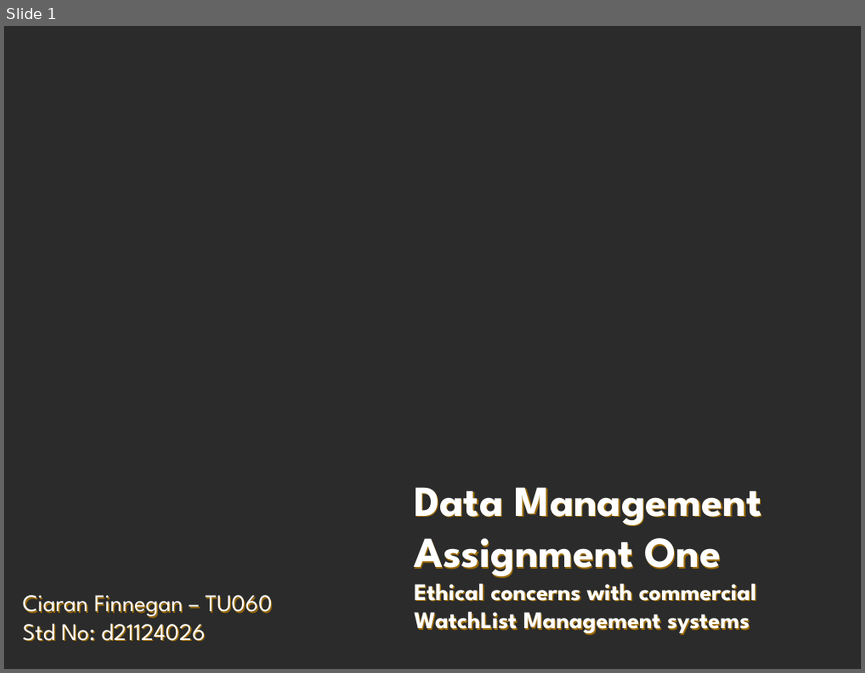
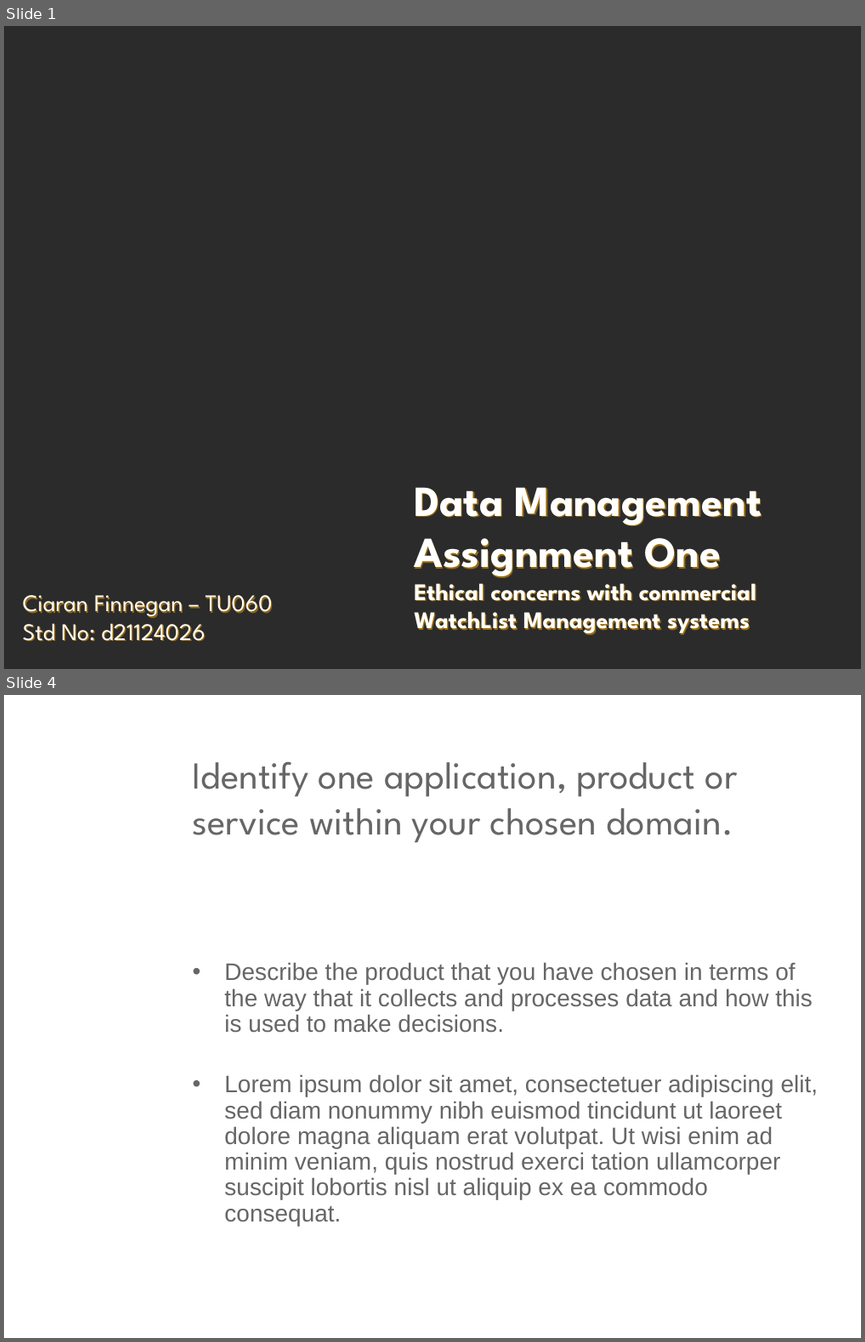
Before and after one commit to JackDaedalus/DataMgmtCA1, a slide deck: PPT_CA1/Data Management - CA1 - Ethics Gov Privacy - Student Ciaran Finnegan d21124026 v1-0 100222.pptx. Shown one above the other, each under a label of ours: slide 1 before the commit, slides 1 and 4 after it; the slides between them are not shown. The pictures are 865x673 and 865x1342 pixels, drawn with LibreOffice and Linux fonts; fonts in the diff are those of the drawing; background and template pictures are left out; a plain dark background stands for a picture behind light text. Boxes give left, top, right and bottom in pixels: in the first picture for what was removed or moved away, otherwise in the second. Text is boxed around its words. In the diff, an @@ line names an element or a change of style, - is before the commit and + after.

```diff
--- a/PPT_CA1/Data Management - CA1 - Ethics Gov Privacy - Student Ciaran Finnegan d21124026 v1-0 100222.pptx
+++ b/PPT_CA1/Data Management - CA1 - Ethics Gov Privacy - Student Ciaran Finnegan d21124026 v1-0 100222.pptx
@@ slide 4 added at [4, 695, 861, 1338], background picture (left out) @@
@@ title added at [193, 761, 738, 843], 32 pt, text #666666 @@
+Identify one application, product or service within your chosen domain.
@@ text added at [224, 962, 818, 1225], 20 pt, text #666666 @@
+• Describe the product that you have chosen in terms of the way that it collects and processes data and how this is used to make decisions.
+• Lorem ipsum dolor sit amet, consectetuer adipiscing elit, sed diam nonummy nibh euismod tincidunt ut laoreet dolore magna aliquam erat volutpat. Ut wisi enim ad minim veniam, quis nostrud exerci tation ullamcorper suscipit lobortis nisl ut aliquip ex ea commodo consequat.
```
Also in this commit, not shown: 2 slides changed, 4 other slides added.
